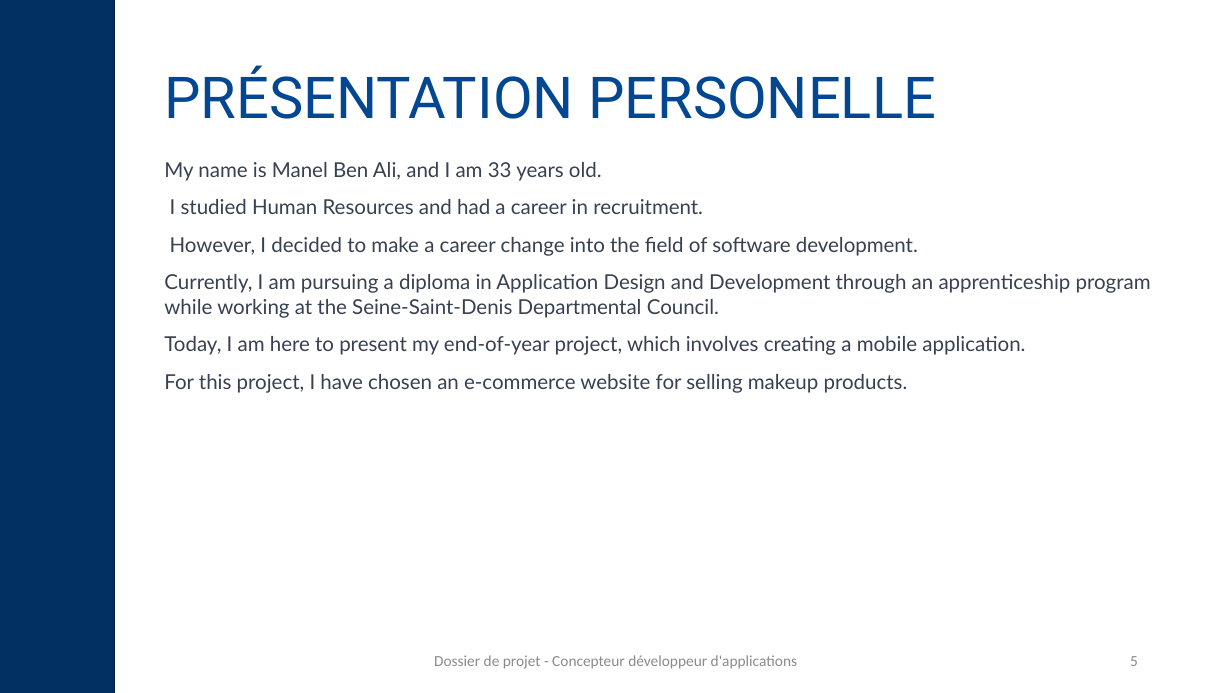
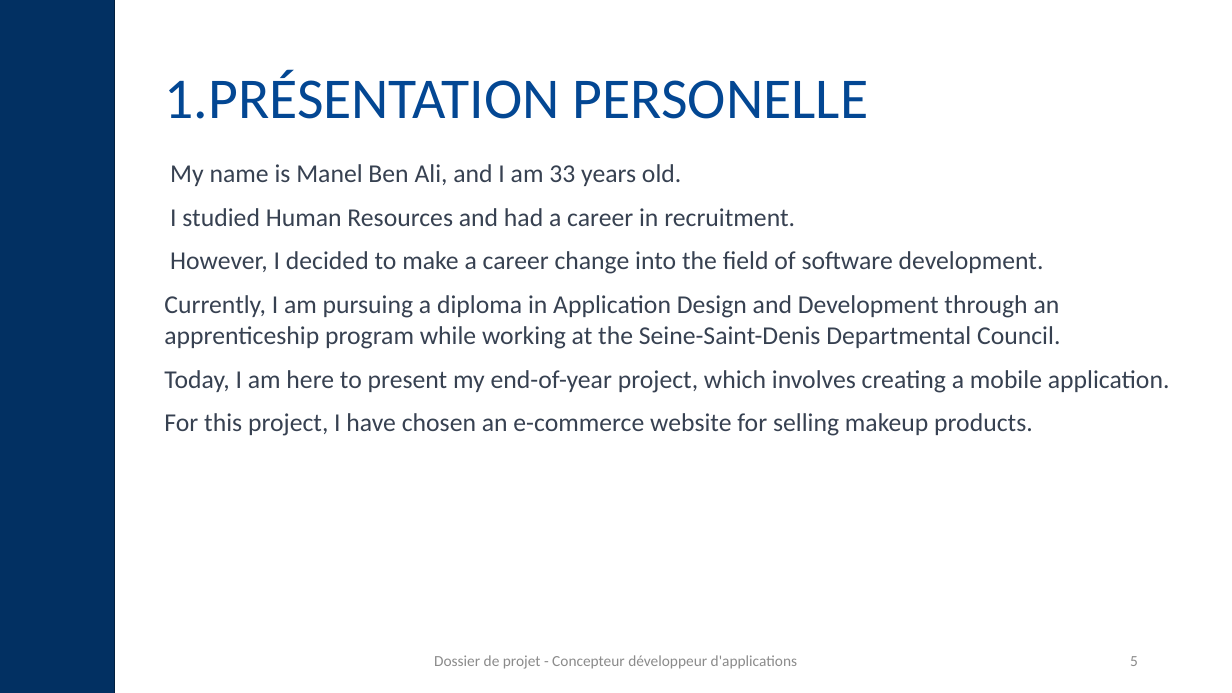
Before and after one commit to manelbenali06/BWM, a slide deck: slide 5 of back-end/docs/Réferentiels/Support-de-présentation-CDA-Modèle-à-compléter-nei8fp.pptx. Drawn at 1232x693 pixels with LibreOffice and Linux fonts; fonts in the diff are those of the drawing. Boxes give left, top, right and bottom in pixels: in the first picture for what was removed or moved away, otherwise in the second. Text is boxed around its words. In the diff, an @@ line names an element or a change of style, - is before the commit and + after.

```diff
--- a/back-end/docs/Réferentiels/Support-de-présentation-CDA-Modèle-à-compléter-nei8fp.pptx
+++ b/back-end/docs/Réferentiels/Support-de-présentation-CDA-Modèle-à-compléter-nei8fp.pptx
@@ title at box(164, 70, 869, 119): text changed; font Roboto to Calibri @@
-PRÉSENTATION PERSONELLE
+1.PRÉSENTATION PERSONELLE
@@ text "My name is Manel Ben ..." at box(164, 164, 1170, 436): size 16 to 20 pt, font Lato to Calibri @@
```
Also in this commit, not shown: 19 other slides changed, 22 slides added, 8 other files.
